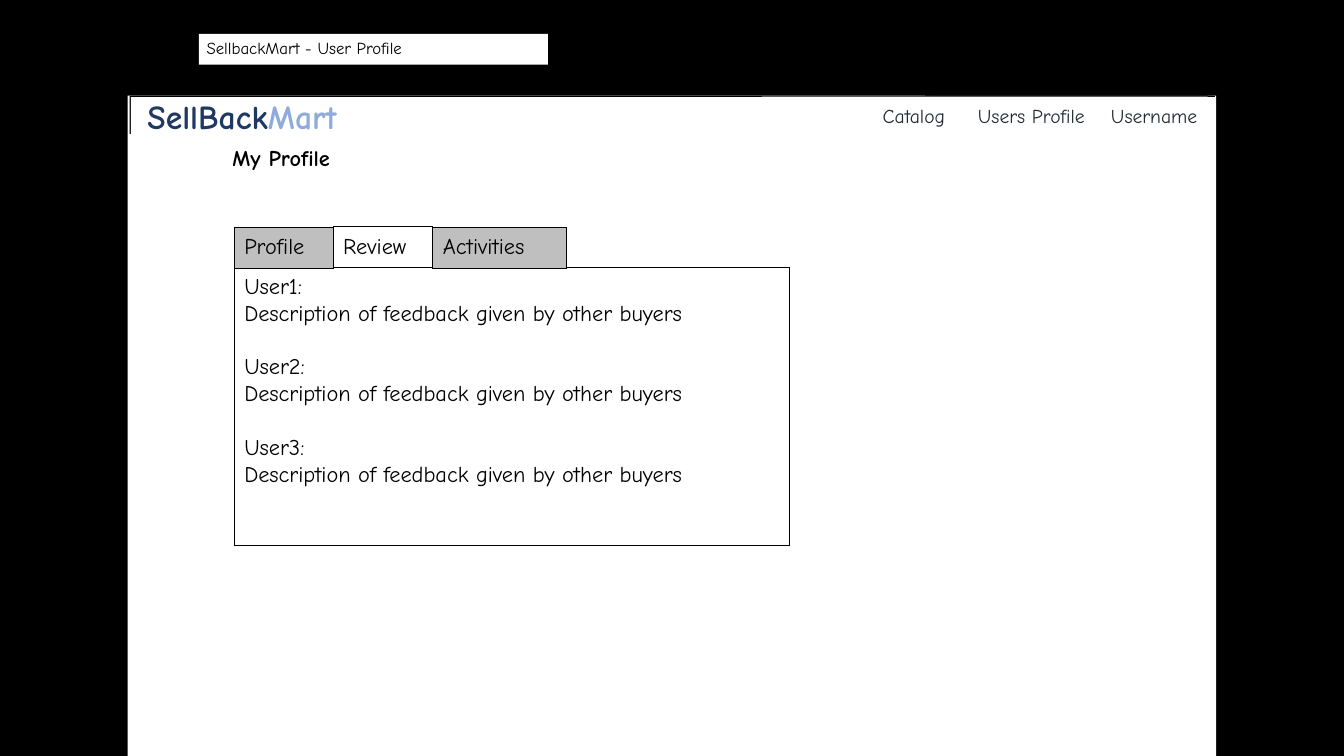
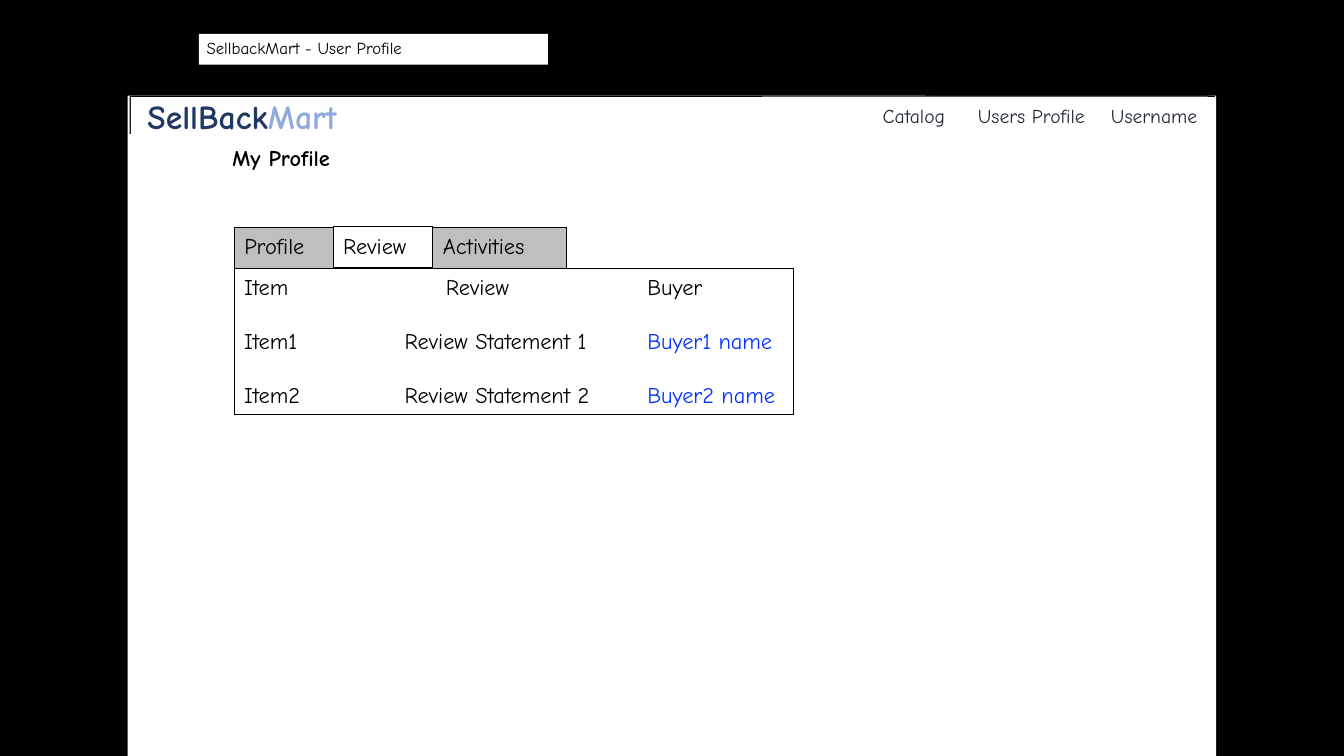
Before and after one commit to byllynho/SellBackMart, a slide deck: slide 14 of docs/wireframes/wireframes_2.1.pptx. Drawn at 1344x756 pixels with LibreOffice and Linux fonts; fonts in the diff are those of the drawing; background and template pictures are left out. Boxes give left, top, right and bottom in pixels: in the first picture for what was removed or moved away, otherwise in the second. Text is boxed around its words. In the diff, an @@ line names an element or a change of style, - is before the commit and + after.

```diff
--- a/docs/wireframes/wireframes_2.1.pptx
+++ b/docs/wireframes/wireframes_2.1.pptx
@@ rectangle removed at (234, 267, 789, 546) @@
-User1:
-Description of feedback given by other buyers
-User2:
-Description of feedback given by other buyers
-User3:
-Description of feedback given by other buyers
@@ rectangle added at (234, 269, 793, 415), outline #000000 0.75 pt, 16 pt, text #000000 @@
+Item Review Buyer
+Item1 Review Statement 1 Buyer1 name
+Item2 Review Statement 2 Buyer2 name
```
Also in this commit, not shown: 1 other slide changed, 3 slides added, 4 other files.
